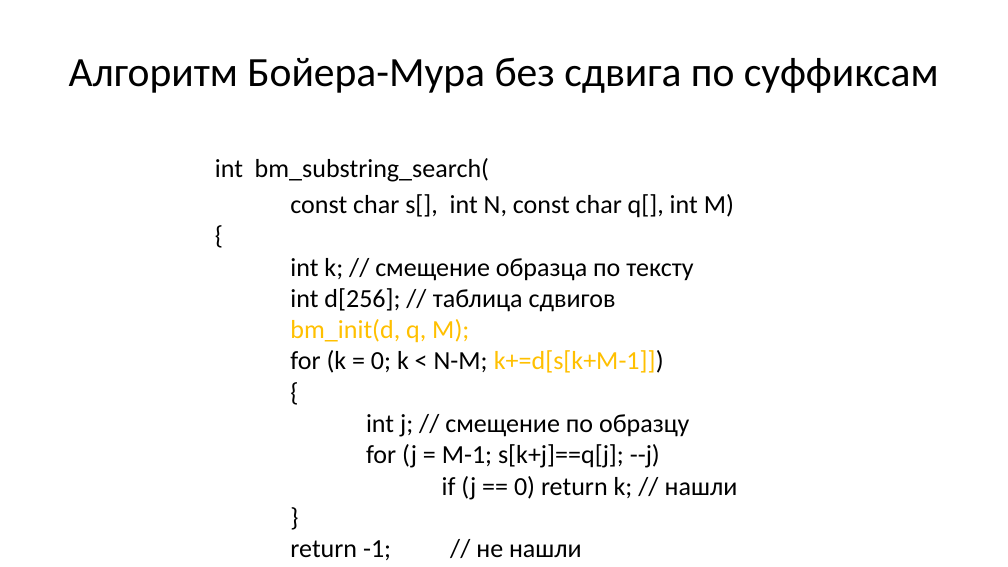
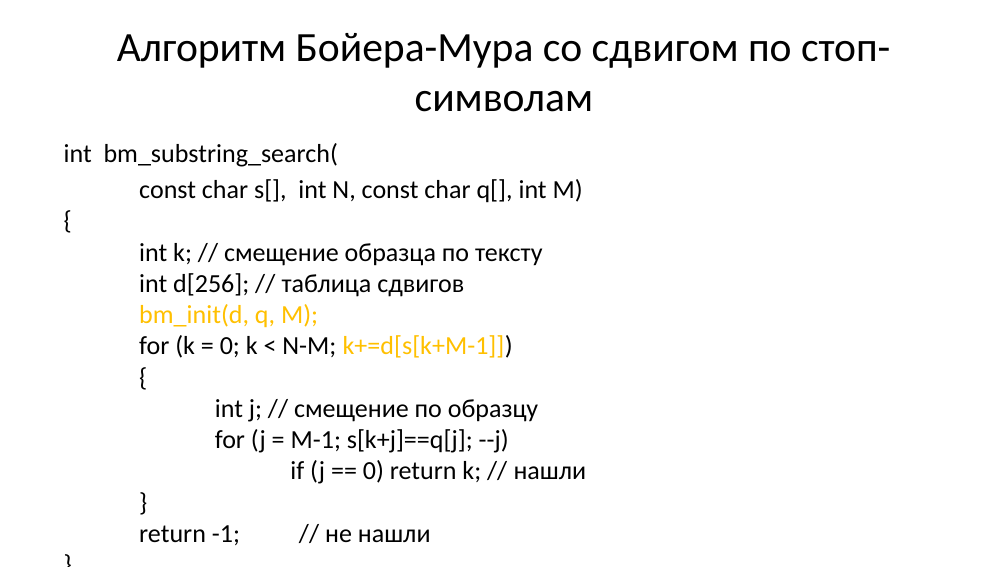
Before and after one commit to Evgueni-Petrov-aka-espetrov/Algorithms-and-Programming-in-C-pptx, a slide deck: slide 31 of 12 Алгоритмы поиска.pptx (slide 23 before the commit). Drawn at 1008x567 pixels with LibreOffice and Linux fonts; fonts in the diff are those of the drawing. Boxes give left, top, right and bottom in pixels: in the first picture for what was removed or moved away, otherwise in the second. Text is boxed around its words. In the diff, an @@ line names an element or a change of style, - is before the commit and + after.

```diff
--- a/12 Алгоритмы поиска.pptx
+++ b/12 Алгоритмы поиска.pptx
@@ title at (117, 33, 890, 112): text changed @@
-Алгоритм Бойера-Мура без сдвига по суффиксам
+Алгоритм Бойера-Мура со сдвигом по стоп-символам
@@ text "int bm_substring_search(": place and size @@
-text "int bm_substring_search(" at (215, 158, 738, 500)
+text "int bm_substring_search(" at (64, 143, 587, 484)
```
Also in this commit, not shown: 19 other slides changed, 11 slides added, 3 slides removed.
